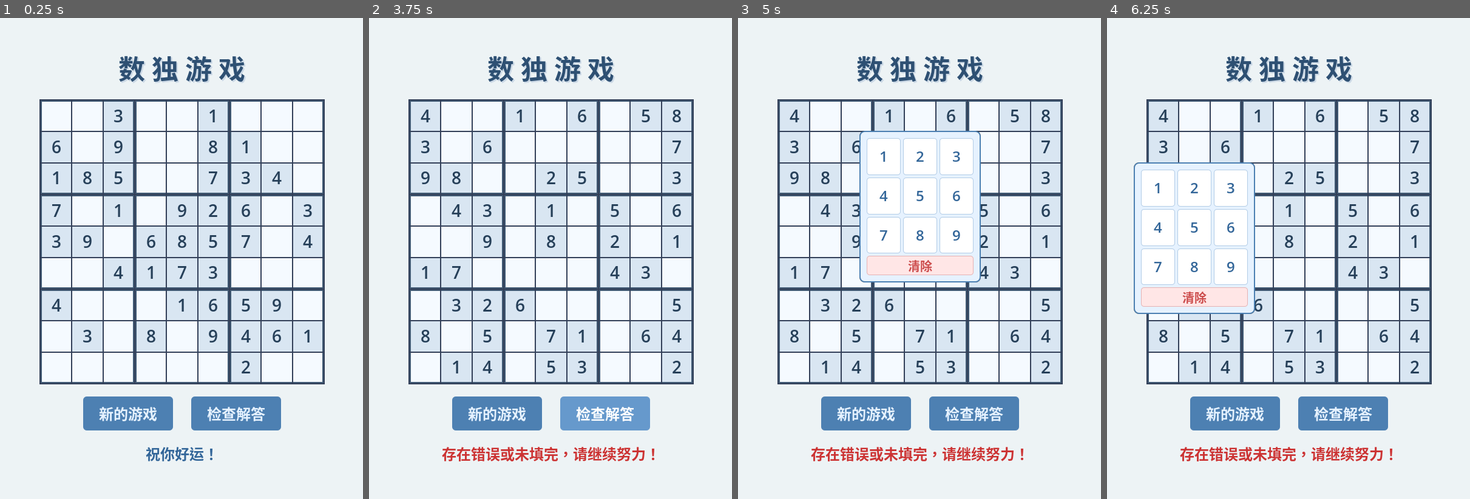
Above: before the commit, frames 1-4 (left to right).
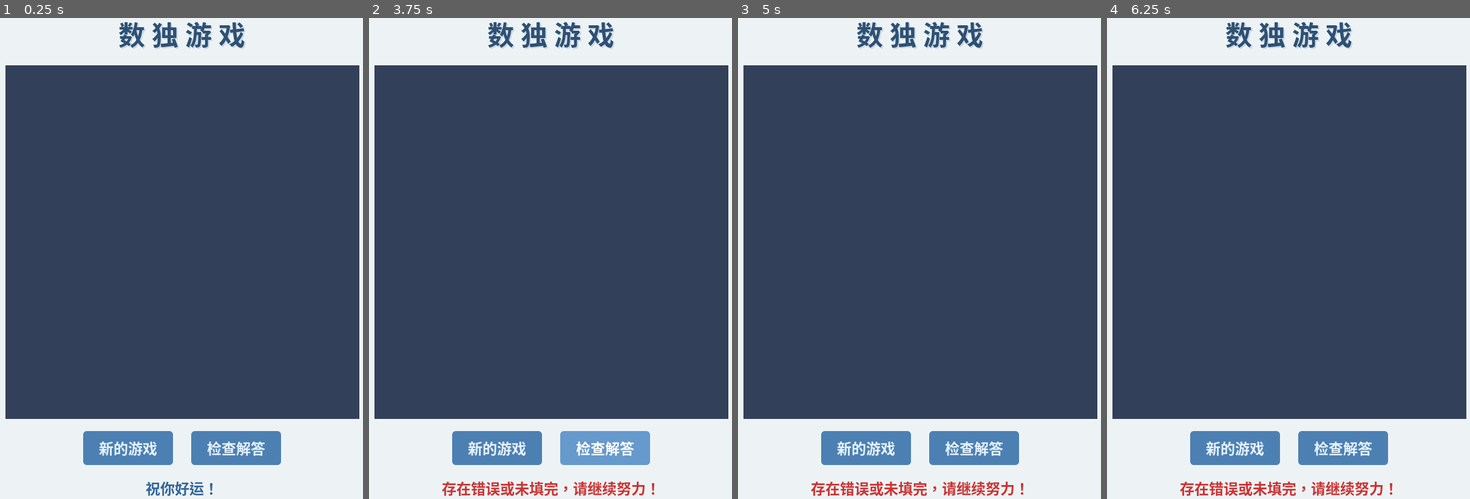
Above: after the commit, the same moments.

Repository: neouuid/NeoGameSukudo
Game: Godot game, scene res://Main.tscn
Same seed, same stepped clock (60 frames per second), same inputs: the game is played once before the commit and once after it.
Inputs (mouse positions are in pixels of both pictures, inside the frame that each line leads up to):
- Up to frame 1 (0.25 s): no input
- Up to frame 2 (3.75 s): click (423, 114) at 0.52 s; click "新的游戏" at 1.25 s; click (456, 114) at 2.02 s; click (488, 114) at 2.77 s; click "检查解答" at 3.5 s
- Up to frame 3 (5 s): click (919, 114) at 4.27 s
- Up to frame 4 (6.25 s): click (1353, 114) at 5.02 s; click (1194, 147) at 5.77 s

The runs differ from the first frame. In frame 1, 73% of the frame differs, in the area x 1-99%, y 0-100%; in frame 2, 74%; in frame 3, 75%; in frame 4, 75%.
Error after the commit: Cannot call method 'add_child' on a null value. (res://Main.gd:152)

Commit message:
chore: add GitHub workflows, issue/PR templates, and export configs

Diff:
--- a/Main.gd
+++ b/Main.gd
@@ -1,26 +1,26 @@
 extends Control
 
-@onready var grid_container = $VBoxContainer/CenterContainer/GridBg/MarginContainer/GridContainer
-@onready var status_label = $VBoxContainer/Status
-@onready var new_game_btn = $VBoxContainer/HBoxContainer/NewGameBtn
-@onready var check_btn = $VBoxContainer/HBoxContainer/CheckBtn
-@onready var num_pad_popup = $NumberPadPopup
-@onready var num_pad_grid = $NumberPadPopup/MarginContainer/VBoxContainer/GridContainer
-@onready var num_pad_clear = $NumberPadPopup/MarginContainer/VBoxContainer/ClearBtn
-
-var cells = []
-var active_cell = null
-var active_row = -1
-var active_col = -1
-
-func _ready():
+@onready var grid_container: GridContainer = $VBoxContainer/CenterContainer/GridBg/MarginContainer/GridContainer
+@onready var status_label: Label = $VBoxContainer/Status
+@onready var new_game_btn: Button = $VBoxContainer/HBoxContainer/NewGameBtn
+@onready var check_btn: Button = $VBoxContainer/HBoxContainer/CheckBtn
+@onready var num_pad_popup: PopupPanel = $NumberPadPopup
+@onready var num_pad_grid: GridContainer = $NumberPadPopup/MarginContainer/VBoxContainer/GridContainer
+@onready var num_pad_clear: Button = $NumberPadPopup/MarginContainer/VBoxContainer/ClearBtn
+
+var cells: Array = []
+var active_cell: Button = null
+var active_row: int = -1
+var active_col: int = -1
+
+func _ready() -> void:
 	new_game_btn.pressed.connect(_on_new_game_pressed)
 	check_btn.pressed.connect(_on_check_pressed)
 	_setup_num_pad()
 	_create_grid()
 
 	# 设置底部按钮的样式
-	var action_btn_normal = StyleBoxFlat.new()
+	var action_btn_normal: StyleBoxFlat = StyleBoxFlat.new()
 	action_btn_normal.bg_color = Color(0.3, 0.5, 0.7)
 	action_btn_normal.corner_radius_top_left = 6
 	action_btn_normal.corner_radius_top_right = 6
@@ -31,23 +31,24 @@
 	action_btn_normal.content_margin_top = 10
 	action_btn_normal.content_margin_bottom = 10
 
-	var action_btn_hover = action_btn_normal.duplicate()
+	var action_btn_hover: StyleBoxFlat = action_btn_normal.duplicate() as StyleBoxFlat
 	action_btn_hover.bg_color = Color(0.4, 0.6, 0.8)
 
-	var action_btn_pressed = action_btn_normal.duplicate()
+	var action_btn_pressed: StyleBoxFlat = action_btn_normal.duplicate() as StyleBoxFlat
 	action_btn_pressed.bg_color = Color(0.2, 0.4, 0.6)
 
 	for btn in [new_game_btn, check_btn]:
-		btn.add_theme_stylebox_override("normal", action_btn_normal)
-		btn.add_theme_stylebox_override("hover", action_btn_hover)
-		btn.add_theme_stylebox_override("pressed", action_btn_pressed)
-		btn.add_theme_stylebox_override("focus", action_btn_normal)
+		var b: Button = btn as Button
+		b.add_theme_stylebox_override("normal", action_btn_normal)
+		b.add_theme_stylebox_override("hover", action_btn_hover)
+		b.add_theme_stylebox_override("pressed", action_btn_pressed)
+		b.add_theme_stylebox_override("focus", action_btn_normal)
 
 	_start_new_game()
 
-func _setup_num_pad():
+func _setup_num_pad() -> void:
 	# 设置数字键盘弹出框的背景样式
-	var popup_style = StyleBoxFlat.new()
+	var popup_style: StyleBoxFlat = StyleBoxFlat.new()
 	popup_style.bg_color = Color(0.9, 0.95, 1.0) # 浅蓝色背景
 	popup_style.border_width_left = 2
 	popup_style.border_width_right = 2
@@ -61,7 +62,7 @@
 	num_pad_popup.add_theme_stylebox_override("panel", popup_style)
 
 	# 创建统一的按钮样式
-	var btn_normal = StyleBoxFlat.new()
+	var btn_normal: StyleBoxFlat = StyleBoxFlat.new()
 	btn_normal.bg_color = Color(1.0, 1.0, 1.0)
 	btn_normal.border_width_left = 1
 	btn_normal.border_width_right = 1
@@ -73,14 +74,14 @@
 	btn_normal.corner_radius_bottom_left = 4
 	btn_normal.corner_radius_bottom_right = 4
 
-	var btn_hover = btn_normal.duplicate()
+	var btn_hover: StyleBoxFlat = btn_normal.duplicate() as StyleBoxFlat
 	btn_hover.bg_color = Color(0.85, 0.93, 1.0)
 
-	var btn_pressed = btn_normal.duplicate()
+	var btn_pressed: StyleBoxFlat = btn_normal.duplicate() as StyleBoxFlat
 	btn_pressed.bg_color = Color(0.7, 0.85, 1.0)
 
 	for i in range(1, 10):
-		var btn = Button.new()
+		var btn: Button = Button.new()
 		btn.text = str(i)
 		btn.size_flags_horizontal = Control.SIZE_EXPAND_FILL
 		btn.size_flags_vertical = Control.SIZE_EXPAND_FILL
@@ -97,12 +98,12 @@
 		num_pad_grid.add_child(btn)
 
 	# 清除按钮特殊样式
-	var clear_normal = btn_normal.duplicate()
+	var clear_normal: StyleBoxFlat = btn_normal.duplicate() as StyleBoxFlat
 	clear_normal.bg_color = Color(1.0, 0.9, 0.9)
 	clear_normal.border_color = Color(0.9, 0.7, 0.7)
-	var clear_hover = clear_normal.duplicate()
+	var clear_hover: StyleBoxFlat = clear_normal.duplicate() as StyleBoxFlat
 	clear_hover.bg_color = Color(1.0, 0.8, 0.8)
-	var clear_pressed = clear_normal.duplicate()
+	var clear_pressed: StyleBoxFlat = clear_normal.duplicate() as StyleBoxFlat
 	clear_pressed.bg_color = Color(1.0, 0.7, 0.7)
 
 	num_pad_clear.add_theme_color_override("font_color", Color(0.8, 0.3, 0.3))
@@ -113,19 +114,19 @@
 
 	num_pad_clear.pressed.connect(_on_num_pad_selected.bind(""))
 
-func _create_grid():
+func _create_grid() -> void:
 	# 生成 9x9 网格
 	for row in range(9):
-		var row_array = []
+		var row_array: Array = []
 		for col in range(9):
-			var cell = Button.new()
-			cell.custom_minimum_size = Vector2(50, 50)
+			var cell: Button = Button.new()
+			cell.custom_minimum_size = Vector2(0, 0)
 			cell.size_flags_horizontal = Control.SIZE_EXPAND_FILL
 			cell.size_flags_vertical = Control.SIZE_EXPAND_FILL
 			cell.add_theme_font_size_override("font_size", 28)
 
 			# 设置 3x3 宫格的底色区分和边框区分
-			var bg_style = StyleBoxFlat.new()
+			var bg_style: StyleBoxFlat = StyleBoxFlat.new()
 			# 统一所有需要填写数字的格子背景色为纯白/极浅蓝
 			bg_style.bg_color = Color(0.96, 0.98, 1.0)
 
@@ -141,7 +142,7 @@
 			cell.add_theme_stylebox_override("pressed", bg_style)
 			cell.add_theme_stylebox_override("focus", bg_style)
 
-			var disabled_style = bg_style.duplicate()
+			var disabled_style: StyleBoxFlat = bg_style.duplicate() as StyleBoxFlat
 			# 统一所有预设数字的暗背景颜色为柔和的浅蓝灰色
 			disabled_style.bg_color = Color(0.85, 0.9, 0.95)
 			cell.add_theme_stylebox_override("disabled", disabled_style)
@@ -152,17 +153,17 @@
 			row_array.append(cell)
 		cells.append(row_array)
 
-func _start_new_game():
+func _start_new_game() -> void:
 	status_label.text = "祝你好运！"
 	status_label.add_theme_color_override("font_color", Color(0.2, 0.4, 0.6))
 
 	# 生成谜题 (挖空 40 个，属于中等难度)
-	var puzzle = SudokuLogic.generate_puzzle(40)
+	var puzzle: Array = SudokuLogic.generate_puzzle(40)
 
 	for row in range(9):
 		for col in range(9):
-			var cell = cells[row][col]
-			var val = puzzle[row][col]
+			var cell: Button = cells[row][col] as Button
+			var val: int = puzzle[row][col]
 
 			if val != SudokuLogic.EMPTY:
 				cell.text = str(val)
@@ -173,19 +174,19 @@
 				cell.disabled = false
 				cell.add_theme_color_override("font_color", Color(0.2, 0.6, 0.86)) # 玩家填写的数字为亮蓝色
 
-func _on_cell_pressed(cell: Button, row: int, col: int):
+func _on_cell_pressed(cell: Button, row: int, col: int) -> void:
 	active_cell = cell
 	active_row = row
 	active_col = col
 
 	# 在点击的格子附近显示数字键盘
-	var cell_pos = cell.get_global_rect().position
-	var cell_size = cell.get_global_rect().size
-
-	num_pad_popup.position = Vector2i(cell_pos.x + cell_size.x / 2 - 100, cell_pos.y + cell_size.y)
+	var cell_pos: Vector2 = cell.get_global_rect().position
+	var cell_size: Vector2 = cell.get_global_rect().size
+
+	num_pad_popup.position = Vector2i(int(cell_pos.x + cell_size.x / 2 - 100), int(cell_pos.y + cell_size.y))
 	num_pad_popup.popup()
 
-func _on_num_pad_selected(val: String):
+func _on_num_pad_selected(val: String) -> void:
 	num_pad_popup.hide()
 
 	if active_cell == null:
@@ -195,8 +196,8 @@
 
 	if val != "":
 		# 获取当前玩家盘面
-		var player_board = _get_current_board()
-		var num = val.to_int()
+		var player_board: Array = _get_current_board()
+		var num: int = val.to_int()
 
 		# 临时将当前格子清空以便使用 _is_valid 检查（避免与自己比较）
 		player_board[active_row][active_col] = SudokuLogic.EMPTY
@@ -215,11 +216,11 @@
 	active_col = -1
 
 func _get_current_board() -> Array:
-	var player_board = []
+	var player_board: Array = []
 	for r in range(9):
-		var row_vals = []
+		var row_vals: Array = []
 		for c in range(9):
-			var text = cells[r][c].text
+			var text: String = (cells[r][c] as Button).text
 			if text == "":
 				row_vals.append(SudokuLogic.EMPTY)
 			else:
@@ -227,11 +228,11 @@
 		player_board.append(row_vals)
 	return player_board
 
-func _on_new_game_pressed():
+func _on_new_game_pressed() -> void:
 	_start_new_game()
 
-func _on_check_pressed():
-	var player_board = _get_current_board()
+func _on_check_pressed() -> void:
+	var player_board: Array = _get_current_board()
 
 	if SudokuLogic.is_solved(player_board):
 		status_label.text = "恭喜！解答完全正确！"
--- a/Main.tscn
+++ b/Main.tscn
@@ -40,15 +40,15 @@
 text = "数 独 游 戏"
 horizontal_alignment = 1
 
-[node name="CenterContainer" type="CenterContainer" parent="VBoxContainer"]
+[node name="AspectRatioContainer" type="AspectRatioContainer" parent="VBoxContainer"]
 layout_mode = 2
+size_flags_vertical = 3
 
-[node name="GridBg" type="ColorRect" parent="VBoxContainer/CenterContainer"]
-custom_minimum_size = Vector2(470, 470)
+[node name="GridBg" type="ColorRect" parent="VBoxContainer/AspectRatioContainer"]
 layout_mode = 2
 color = Color(0.2, 0.25, 0.35, 1)
 
-[node name="MarginContainer" type="MarginContainer" parent="VBoxContainer/CenterContainer/GridBg"]
+[node name="MarginContainer" type="MarginContainer" parent="VBoxContainer/AspectRatioContainer/GridBg"]
 layout_mode = 1
 anchors_preset = 15
 anchor_right = 1.0
@@ -60,7 +60,7 @@
 theme_override_constants/margin_right = 5
 theme_override_constants/margin_bottom = 5
 
-[node name="GridContainer" type="GridContainer" parent="VBoxContainer/CenterContainer/GridBg/MarginContainer"]
+[node name="GridContainer" type="GridContainer" parent="VBoxContainer/AspectRatioContainer/GridBg/MarginContainer"]
 layout_mode = 2
 theme_override_constants/h_separation = 2
 theme_override_constants/v_separation = 2
--- a/SudokuLogic.gd
+++ b/SudokuLogic.gd
@@ -1,11 +1,11 @@
 class_name SudokuLogic
 
-const SIZE = 9
-const EMPTY = 0
+const SIZE: int = 9
+const EMPTY: int = 0
 
 # 生成一个完整的合法数独终盘
 static func generate_board() -> Array:
-	var board = []
+	var board: Array = []
 	for i in range(SIZE):
 		board.append([0, 0, 0, 0, 0, 0, 0, 0, 0])
 
@@ -14,13 +14,13 @@
 
 # 挖空以生成谜题 (难度取决于 holes 的数量，通常 30-50 比较合适)
 static func generate_puzzle(holes: int = 40) -> Array:
-	var board = generate_board()
-	var puzzle = board.duplicate(true)
+	var board: Array = generate_board()
+	var puzzle: Array = board.duplicate(true)
 
-	var count = holes
+	var count: int = holes
 	while count > 0:
-		var row = randi() % SIZE
-		var col = randi() % SIZE
+		var row: int = randi() % SIZE
+		var col: int = randi() % SIZE
 		if puzzle[row][col] != EMPTY:
 			puzzle[row][col] = EMPTY
 			count -= 1
@@ -33,11 +33,11 @@
 		for col in range(SIZE):
 			if board[row][col] == EMPTY:
 				# 尝试填入 1-9
-				var numbers = [1, 2, 3, 4, 5, 6, 7, 8, 9]
+				var numbers: Array = [1, 2, 3, 4, 5, 6, 7, 8, 9]
 				numbers.shuffle() # 随机打乱以生成不同的棋盘
 
 				for num in numbers:
-					if _is_valid(board, row, col, num):
+					if _is_valid(board, row, col, num as int):
 						board[row][col] = num
 						if _fill_board(board):
 							return true
@@ -53,8 +53,8 @@
 			return false
 
 	# 检查 3x3 宫格
-	var start_row = row - (row % 3)
-	var start_col = col - (col % 3)
+	var start_row: int = row - (row % 3)
+	var start_col: int = col - (col % 3)
 	for i in range(3):
 		for j in range(3):
 			if board[start_row + i][start_col + j] == num:
@@ -68,9 +68,9 @@
 		for col in range(SIZE):
 			if board[row][col] == EMPTY:
 				return false
-			var temp = board[row][col]
+			var temp: int = board[row][col]
 			board[row][col] = EMPTY
-			var valid = _is_valid(board, row, col, temp)
+			var valid: bool = _is_valid(board, row, col, temp)
 			board[row][col] = temp
 			if not valid:
 				return false
Not shown, added: export_presets.cfg
Not shown, added: .github/ISSUE_TEMPLATE/bug_report.md
Not shown, added: .github/ISSUE_TEMPLATE/feature_request.md
Not shown, added: .github/PULL_REQUEST_TEMPLATE.md
Not shown, added: .github/workflows/export.yml
Not shown, changed: .gitignore
